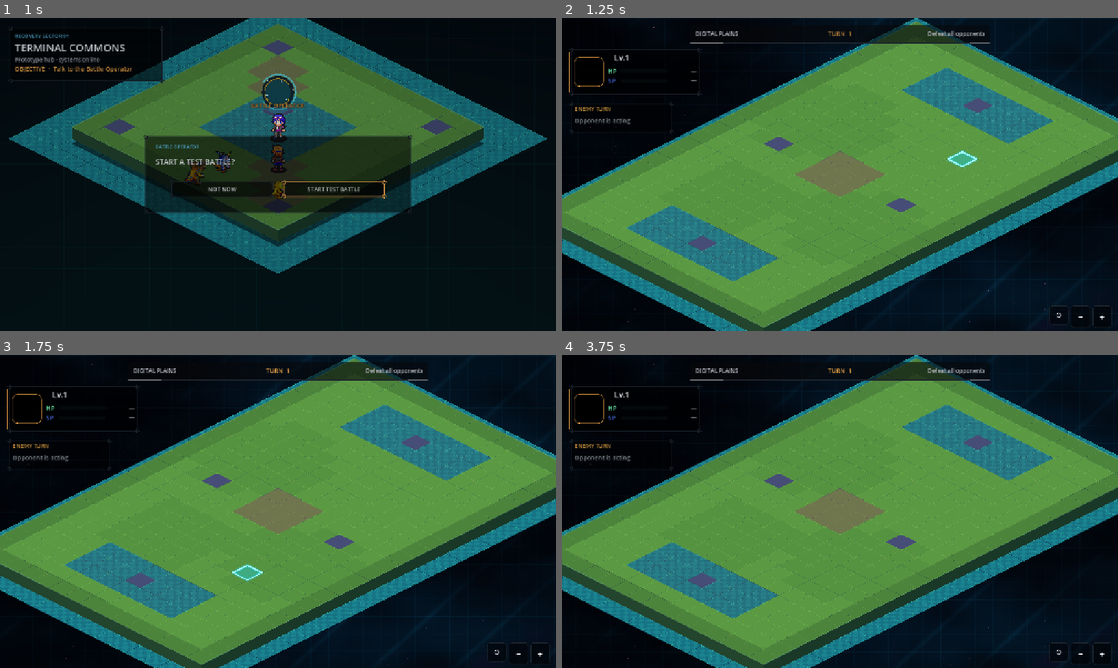
Above: before the commit, frames 1-4 (two rows, left to right).
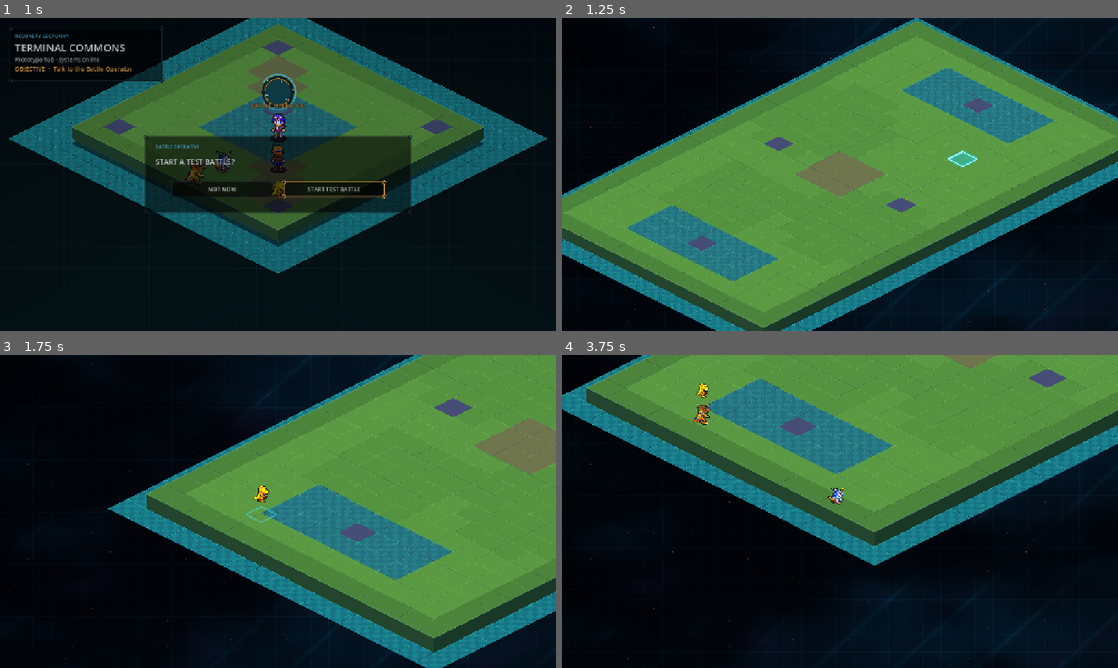
Above: after the commit, the same moments.

Repository: EwertonMendes/DigiGame
Game: Godot game, scene res://scenes/world/hub.tscn
The game is run twice, just before and just after one commit, with the same random seed, the same clock (stepped at 60 frames per second) and the same inputs.
Inputs (mouse positions are in pixels of both pictures, inside the frame that each line leads up to):
- Up to frame 1 (1 s): tap Enter (ui_accept) at 0.5, 0.77 s; move the mouse to (400, 158) at 0.52 s; hold Right (ui_right) from 0.53 s (still down); tap Mouse wheel down (wheel_down) at 0.6 s; click (400, 158) at 0.67 s
- Up to frame 2 (1.25 s): keep holding Right (ui_right)
- Up to frame 3 (1.75 s): release Right (ui_right) at 1.25 s; drag from (166, 527) to (250, 574) at 1.27 s
- Up to frame 4 (3.75 s): move the mouse to (895, 442) at 2.02 s; hold Right (ui_right) 2.03-2.75 s; tap Backspace at 2.1 s; drag from (812, 574) to (673, 464) at 2.77 s; move the mouse to (1006, 558) at 3.52 s; hold Left (ui_left) from 3.53 s (still down); tap Keypad Enter at 3.6 s

Frame 1 is identical in both runs. In frame 2, 3.6% of the frame differs, in the area x 0-100%, y 0-100%; in frame 3, 57%; in frame 4, 67%.
Error before the commit: Parse Error: Cannot infer the type of "instance" variable because the value doesn't have a set type. (res://src/digimon/BattleRewardService.gd:26)
Error after the commit: Invalid assignment of property or key 'explosiveness_ratio' with value of type 'float' on a base object of type 'CPUParticles2D'. (res://src/battle/DigimonBatt…

Commit message:
fix(progression): remove ambiguous reward variants

Diff:
--- a/src/digimon/BattleRewardService.gd
+++ b/src/digimon/BattleRewardService.gd
@@ -4,14 +4,14 @@
 const ExperienceCalculatorScript = preload("res://src/digimon/ExperienceCalculator.gd")
 const ProgressionServiceScript = preload("res://src/digimon/DigimonProgressionService.gd")
 
-var _database
-var _experience = ExperienceCalculatorScript.new()
-var _progression
+var _database: DigimonDatabase
+var _experience: ExperienceCalculator = ExperienceCalculatorScript.new()
+var _progression: DigimonProgressionService
 
 
-func _init(database) -> void:
+func _init(database: DigimonDatabase) -> void:
 	_database = database
-	_progression = ProgressionServiceScript.new(database)
+	_progression = ProgressionServiceScript.new(database) as DigimonProgressionService
 
 
 func apply_victory_rewards(player_actors: Array[Node], defeated_enemy_actors: Array[Node]) -> Dictionary:
@@ -23,16 +23,16 @@
 		return result
 
 	for player_actor: Node in player_actors:
-		var instance := _instance_from_actor(player_actor)
-		if not instance is DigimonInstance:
+		var instance: DigimonInstance = _instance_from_actor(player_actor)
+		if instance == null:
 			continue
 		var total_xp := 0
 		for enemy_actor: Node in defeated_enemy_actors:
-			var enemy_instance := _instance_from_actor(enemy_actor)
-			if not enemy_instance is DigimonInstance:
+			var enemy_instance: DigimonInstance = _instance_from_actor(enemy_actor)
+			if enemy_instance == null:
 				continue
 			var species: Dictionary = _database.get_by_seed(enemy_instance.species_seed)
-			var profile := String(enemy_actor.get_meta("encounter_profile", "wild")) if enemy_actor != null else "wild"
+			var profile: String = String(enemy_actor.get_meta("encounter_profile", "wild")) if enemy_actor != null else "wild"
 			total_xp += _experience.reward_for_enemy(instance.level, enemy_instance.level, species, profile)
 		var progression_result: Dictionary = _progression.apply_experience(instance, total_xp)
 		(result["digimon"] as Array).append(progression_result)
@@ -40,8 +40,8 @@
 	return result
 
 
-func _instance_from_actor(actor: Node):
+func _instance_from_actor(actor: Node) -> DigimonInstance:
 	if actor == null or not is_instance_valid(actor):
 		return null
 	var instance = actor.get("digimon_instance")
-	return instance if instance is DigimonInstance else null
+	return instance as DigimonInstance if instance is DigimonInstance else null
